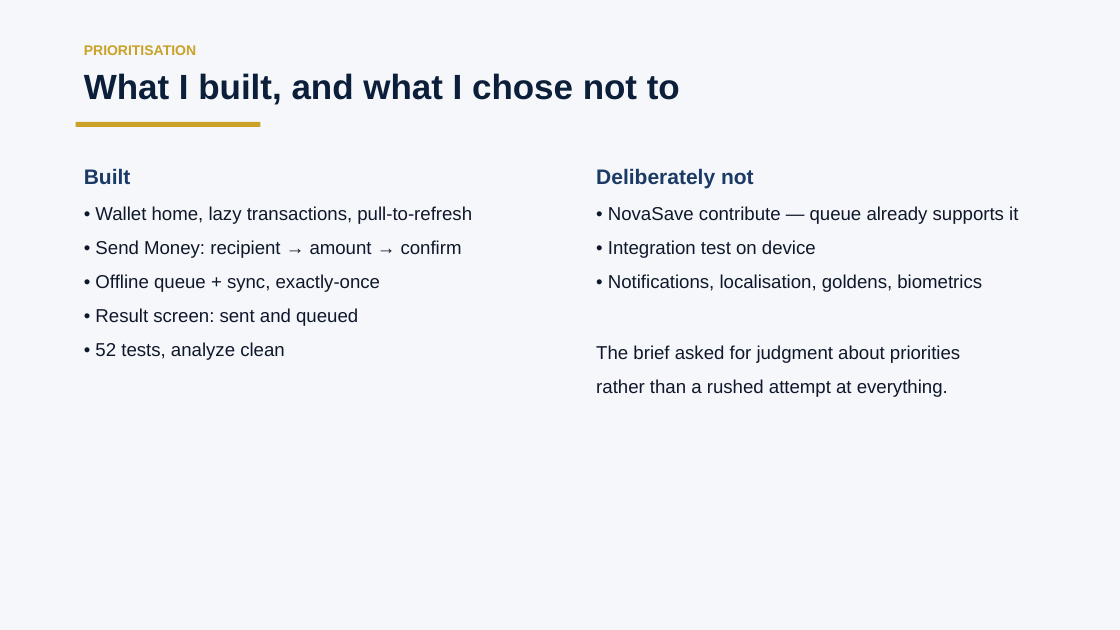
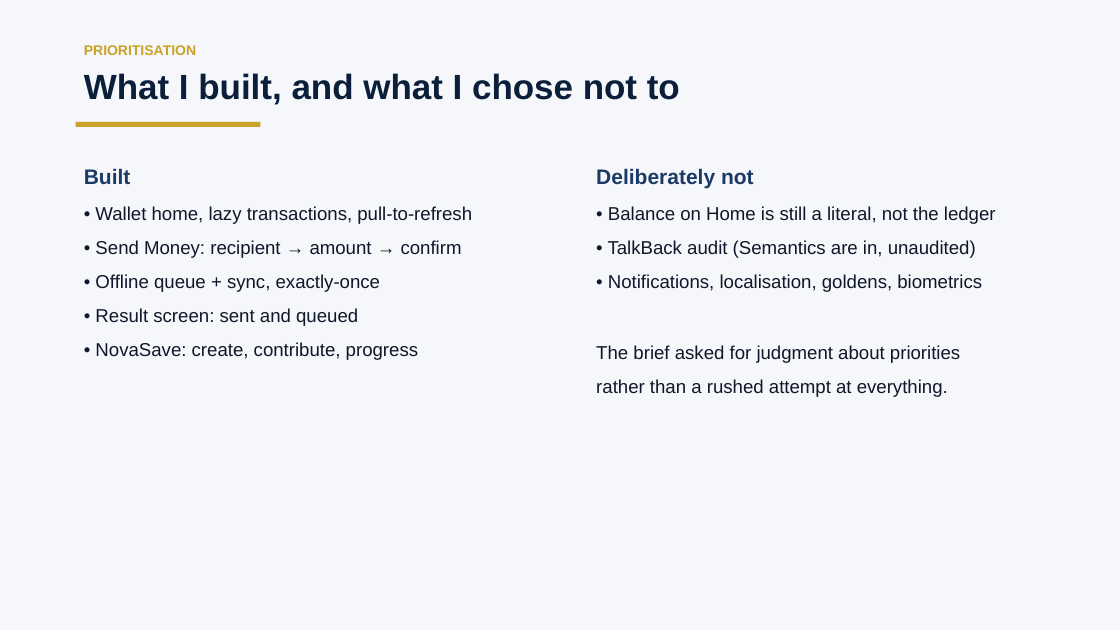
Before and after one commit to Miqhael857/NovaApp, a slide deck: slide 3 of NovaWallet_Send_and_Save_[YOUR_FULL_NAME].pptx. Drawn at 1120x630 pixels with LibreOffice and Linux fonts; fonts in the diff are those of the drawing. Boxes give left, top, right and bottom in pixels: in the first picture for what was removed or moved away, otherwise in the second. Text is boxed around its words. In the diff, an @@ line names an element or a change of style, - is before the commit and + after.

Commit message:
Close the last two deliverables: contribution tests and the integration test
The brief's section 2.3 asks for widget tests covering Send *and* the NovaSave
contribution, plus at least one integration test for offline-queue-then-sync.
Send was covered; the other two were not.

integration_test/offline_sync_test.dart walks the real Send flow while
offline, tears the app down, relaunches against the same two database files,
reconnects, and asserts one ledger entry and one debit — then runs a second
pass to prove a drained queue replays for free. It passes on the iOS
simulator. This is the only place the whole path can be proved: a widget
test's zone never completes sqflite I/O, which is why the Send and contribute
tests stop at the submitting tap.

The first version of that test fooled itself. It set the offline flag after
launching, but the data layer runs a sync pass the moment it is built, so the
relaunch drained the queue before the assertion could see it and the restart
looked like data loss. The flag is now applied before the first frame.

Five contribution widget tests, which caught a real defect: the sheet's
submit button needs flow.goalId, set only by an external start(goalId) call
from whoever opened it. GoalWidget does make that call, so the app worked —
but a caller who forgot would get a permanently dead Add button with nothing
on screen to explain it. The sheet is handed its goal, so it now starts its
own attempt.

Documents brought back in line with the code, which had drifted badly:
- README claimed "NovaSave create and contribute are not implemented" and
  "no integration test yet". Both were false and both understated the work.
- The deck said 52 tests in two places, and listed NovaSave contribute and
  the integration test under "Next, with more time" — after they were built.
- Added the integration-test command to the README's run instructions, since
  the brief asks for how to run *and test*.

```diff
--- a/NovaWallet_Send_and_Save_[YOUR_FULL_NAME].pptx
+++ b/NovaWallet_Send_and_Save_[YOUR_FULL_NAME].pptx
@@ text at <box>608,206,996,258</box>: text changed @@
-• NovaSave contribute — queue already supports it
-• Integration test on device
+• Balance on Home is still a literal, not the ledger
+• TalkBack audit (Semantics are in, unaudited)
@@ text at <box>95,342,418,360</box>: text changed @@
-• 52 tests, analyze clean
+• NovaSave: create, contribute, progress
```
Also in this commit, not shown: 2 other slides changed, 5 other files.
